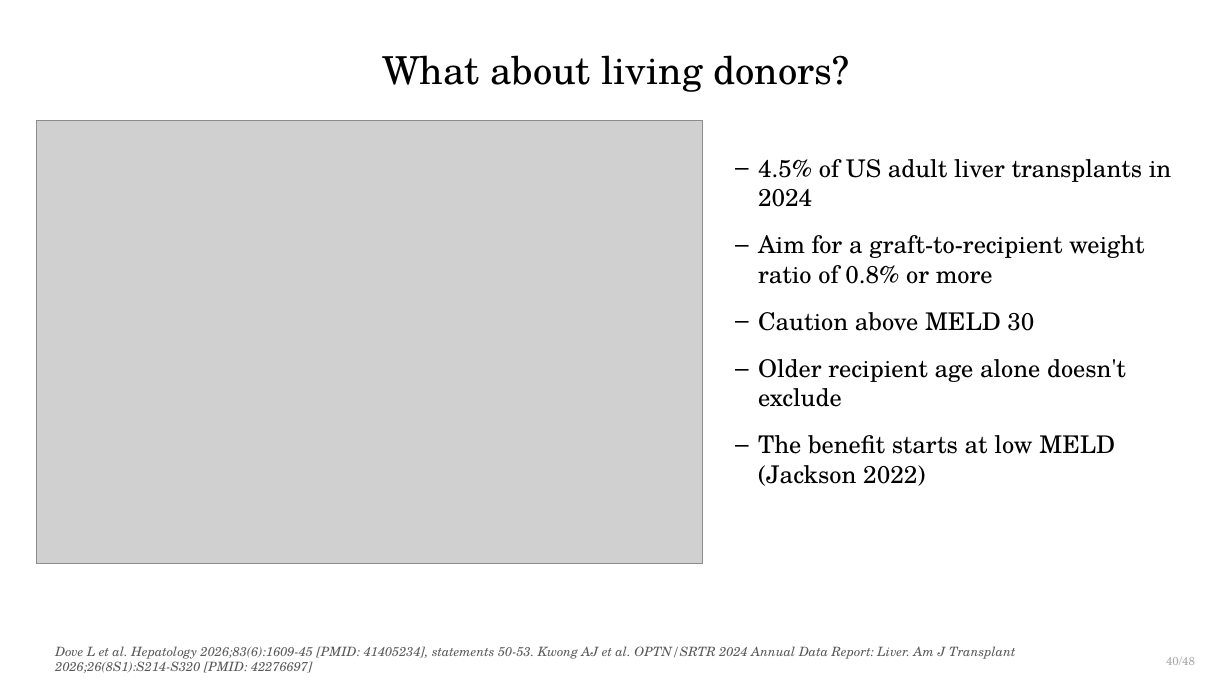
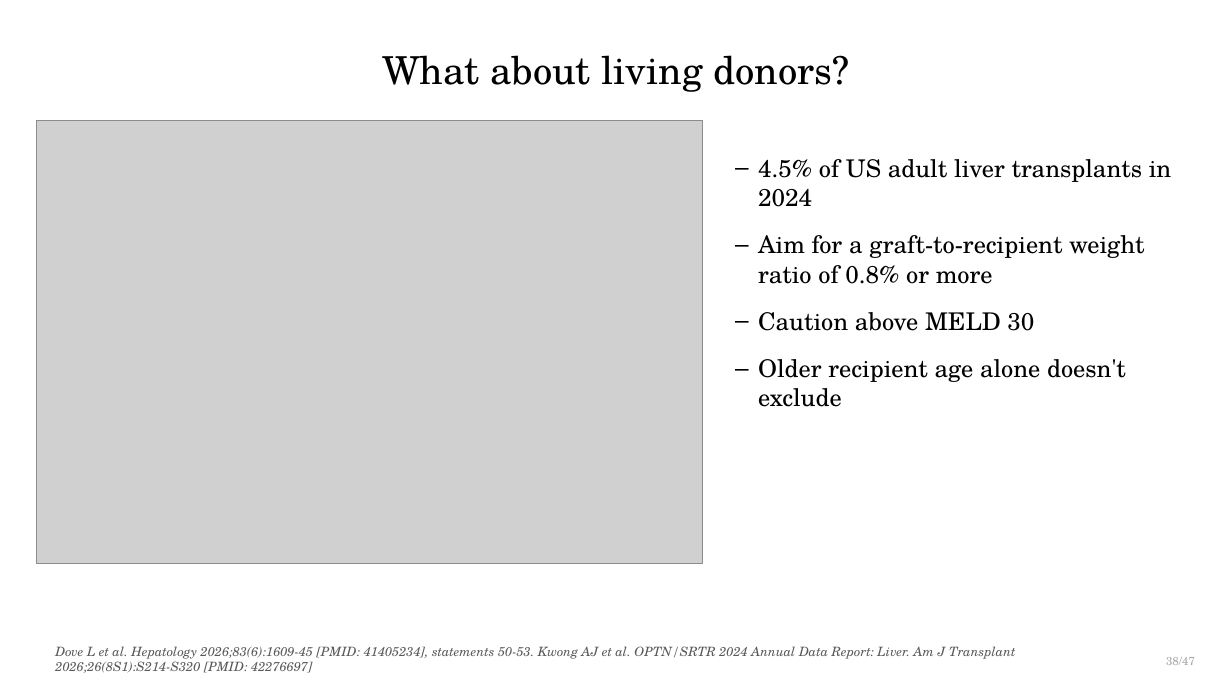
Before and after one commit to qaddodi/mohammad-almeqdadi-lectures, a slide deck: slide 40 of lectures/liver-transplant-grand-rounds-mmc-2026/Liver Transplantation When to Refer and Whats New.pptx (slide 42 before the commit). Drawn at 1232x693 pixels with LibreOffice and Linux fonts; fonts in the diff are those of the drawing; grey boxes stand for pictures. Boxes give left, top, right and bottom in pixels: in the first picture for what was removed or moved away, otherwise in the second. Text is boxed around its words. In the diff, an @@ line names an element or a change of style, - is before the commit and + after.

```diff
--- a/lectures/liver-transplant-grand-rounds-mmc-2026/Liver Transplantation When to Refer and Whats New.pptx
+++ b/lectures/liver-transplant-grand-rounds-mmc-2026/Liver Transplantation When to Refer and Whats New.pptx
@@ text at <box>758,435,1115,486</box>: paragraph removed @@
-– The benefit starts at low MELD (Jackson 2022)
@@ text at <box>1166,657,1195,665</box>: text changed @@
-40/48
+38/47
```
Also in this commit, not shown: 50 other slides changed, 1 slide added, 1 slide removed, 4 other files.
